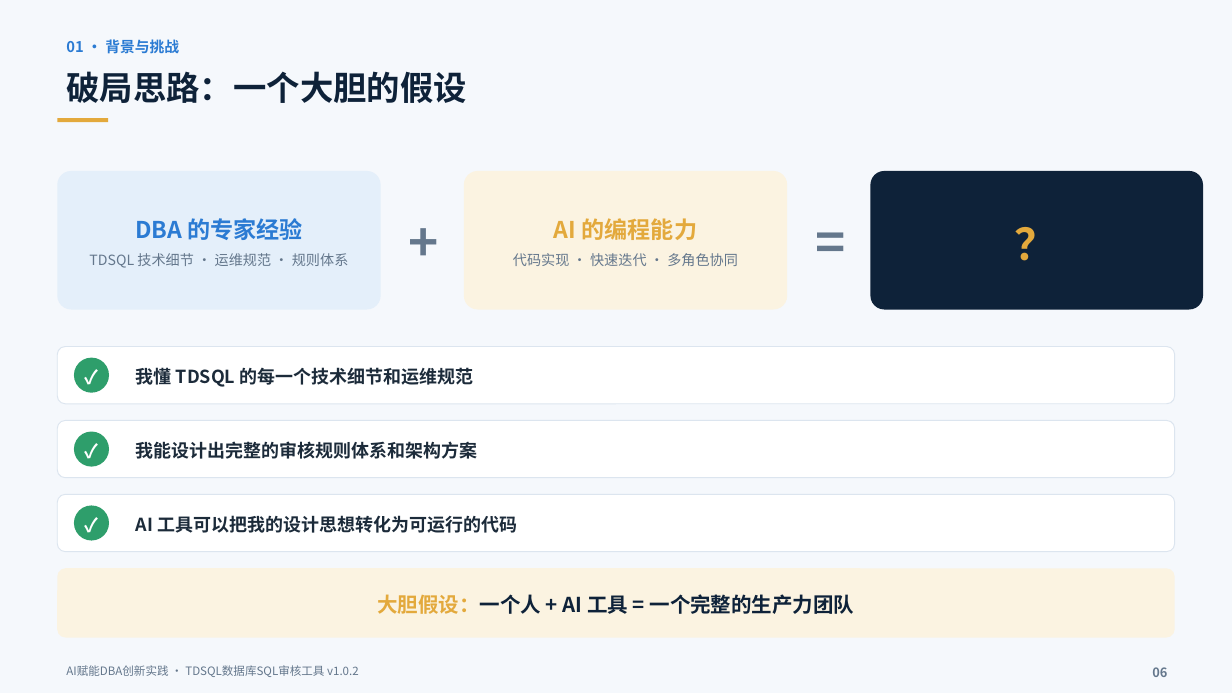
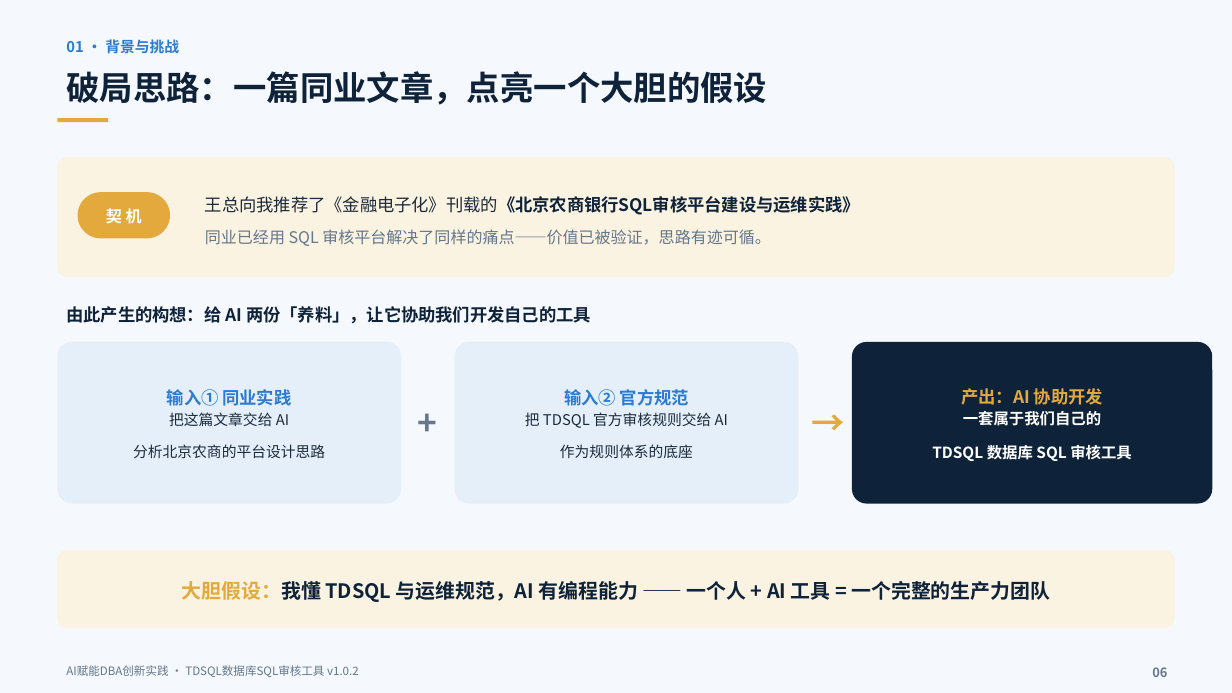
Before and after one commit to smudy-linsang/tdsql-sqlcheck, a slide deck: slide 6 of docs/AI赋能DBA创新实践汇报PPT.pptx. Drawn at 1232x693 pixels with LibreOffice and Linux fonts; fonts in the diff are those of the drawing. Boxes give left, top, right and bottom in pixels: in the first picture for what was removed or moved away, otherwise in the second. Text is boxed around its words. In the diff, an @@ line names an element or a change of style, - is before the commit and + after.

```diff
--- a/docs/AI赋能DBA创新实践汇报PPT.pptx
+++ b/docs/AI赋能DBA创新实践汇报PPT.pptx
@@ text at bbox=[66, 71, 767, 105]: text changed @@
-破局思路：一个大胆的假设
+破局思路：一篇同业文章，点亮一个大胆的假设
@@ rounded rectangle: place and size @@
-rounded rectangle at bbox=[57, 171, 381, 310]
+rounded rectangle at bbox=[57, 157, 1175, 277]
@@ rounded rectangle at bbox=[57, 157, 1175, 277]: fill #E4EFFA to #FBF3E1; proportions changed @@
@@ rounded rectangle removed at bbox=[464, 171, 787, 310] @@
-AI 的编程能力
-代码实现 · 快速迭代 · 多角色协同
@@ rounded rectangle removed at bbox=[871, 171, 1203, 310] @@
-？
@@ rounded rectangle added at bbox=[78, 192, 170, 238], fill #E3A93C, 12.5 pt, text #FFFFFF, bold @@
+契 机
@@ text added at bbox=[205, 196, 860, 246], 13.5 pt, text #64778C @@
+王总向我推荐了《金融电子化》刊载的《北京农商银行SQL审核平台建设与运维实践》
+同业已经用 SQL 审核平台解决了同样的痛点——价值已被验证，思路有迹可循。
@@ text removed at bbox=[392, 199, 457, 282] @@
-+
@@ text removed at bbox=[799, 199, 863, 282] @@
-=
@@ text in rounded rectangle at bbox=[89, 218, 349, 268]: text removed @@
-DBA 的专家经验
-TDSQL 技术细节 · 运维规范 · 规则体系
@@ text added at bbox=[66, 306, 591, 324], 13.5 pt, text #0E2239, bold @@
+由此产生的构想：给 AI 两份「养料」，让它协助我们开发自己的工具
@@ rounded rectangle removed at bbox=[57, 347, 1175, 404] @@
@@ rounded rectangle added at bbox=[57, 342, 401, 504], fill #E4EFFA, 11.5 pt, text #1C2B3A @@
+输入① 同业实践
+把这篇文章交给 AI
+分析北京农商的平台设计思路
@@ ellipse removed at bbox=[74, 358, 109, 393] @@
-✓
@@ rounded rectangle added at bbox=[455, 342, 799, 504], fill #E4EFFA, 11.5 pt, text #1C2B3A @@
+输入② 官方规范
+把 TDSQL 官方审核规则交给 AI
+作为规则体系的底座
@@ rounded rectangle added at bbox=[852, 342, 1213, 504], fill #0E2239, 12 pt, text #FFFFFF, bold @@
+产出：AI 协助开发
+一套属于我们自己的
+TDSQL 数据库 SQL 审核工具
@@ text removed at bbox=[136, 367, 474, 387] @@
-我懂 TDSQL 的每一个技术细节和运维规范
@@ text added at bbox=[405, 393, 451, 448], 26 pt, text #64778C, bold @@
++
@@ text added at bbox=[802, 393, 848, 448], 26 pt, text #E3A93C, bold @@
+→
@@ rounded rectangle removed at bbox=[57, 421, 1175, 478] @@
@@ ellipse removed at bbox=[74, 432, 109, 467] @@
-✓
@@ text removed at bbox=[136, 441, 478, 459] @@
-我能设计出完整的审核规则体系和架构方案
@@ rounded rectangle removed at bbox=[57, 494, 1175, 552] @@
@@ ellipse removed at bbox=[74, 506, 109, 541] @@
-✓
@@ text removed at bbox=[136, 515, 517, 533] @@
-AI 工具可以把我的设计思想转化为可运行的代码
@@ rounded rectangle "大胆假设：我懂 TDSQL 与运维规范，AI 有编程能力 —— ...": place and size @@
-rounded rectangle "大胆假设：我懂 TDSQL 与运维规范，AI 有编程能力 —— ..." at bbox=[57, 568, 1175, 638]
+rounded rectangle "大胆假设：我懂 TDSQL 与运维规范，AI 有编程能力 —— ..." at bbox=[57, 550, 1175, 628]
@@ text in rounded rectangle at bbox=[182, 581, 1050, 602]: text changed; size 16 to 15.5 pt @@
-大胆假设：一个人 + AI 工具 = 一个完整的生产力团队
+大胆假设：我懂 TDSQL 与运维规范，AI 有编程能力 —— 一个人 + AI 工具 = 一个完整的生产力团队
```
